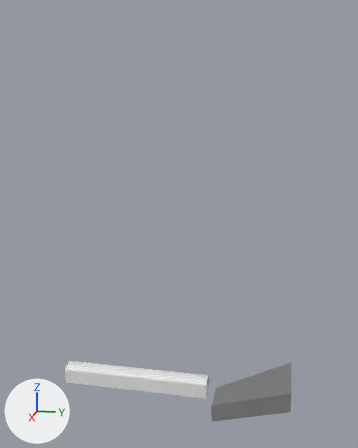
One commit to the Blender file SourceAssets/Environments/Subway/SubwayBlockout.blend: the scene before it, then after it.
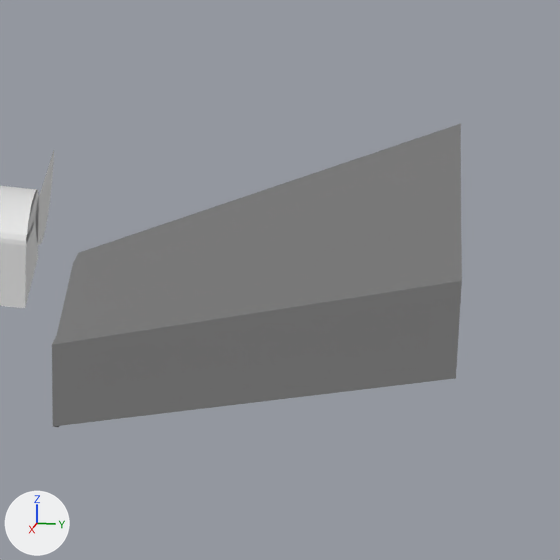
Each version appears first whole from a 50 mm lens placed at (115.7, 37.5, 83.2), pointed at (-13.2, 11.8, 51.0), and next in a close-up on the part from 56% to 87% of the width and 76% to 100% of the height. Every picture has the same lights, and +X, +Y and +Z are marked at lower left. The last two pictures show the newer version.

Names of what the first close-up shows: 'Stairs', 'Train'.
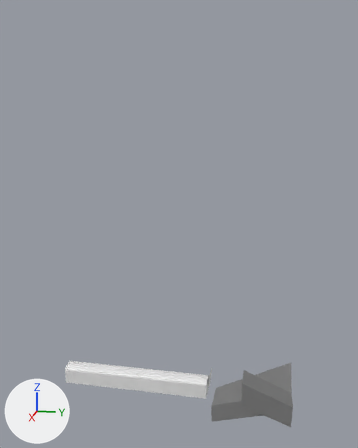
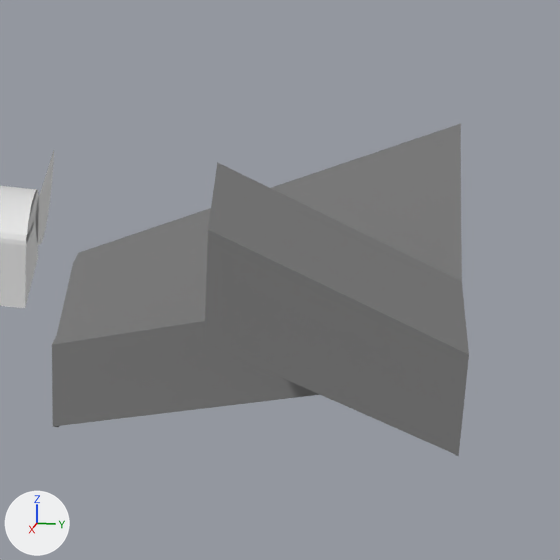
What changed in the scene script:
```text
Change ob_entry_stairs:
    remove ob_entry_stairs.hide_set(True)
```

Location of each change, (x1, y1, x2, y2) in pixels of the close-ups (560 x 560 px):
'Entry Stairs', shown
    after: (204, 162, 469, 456)
